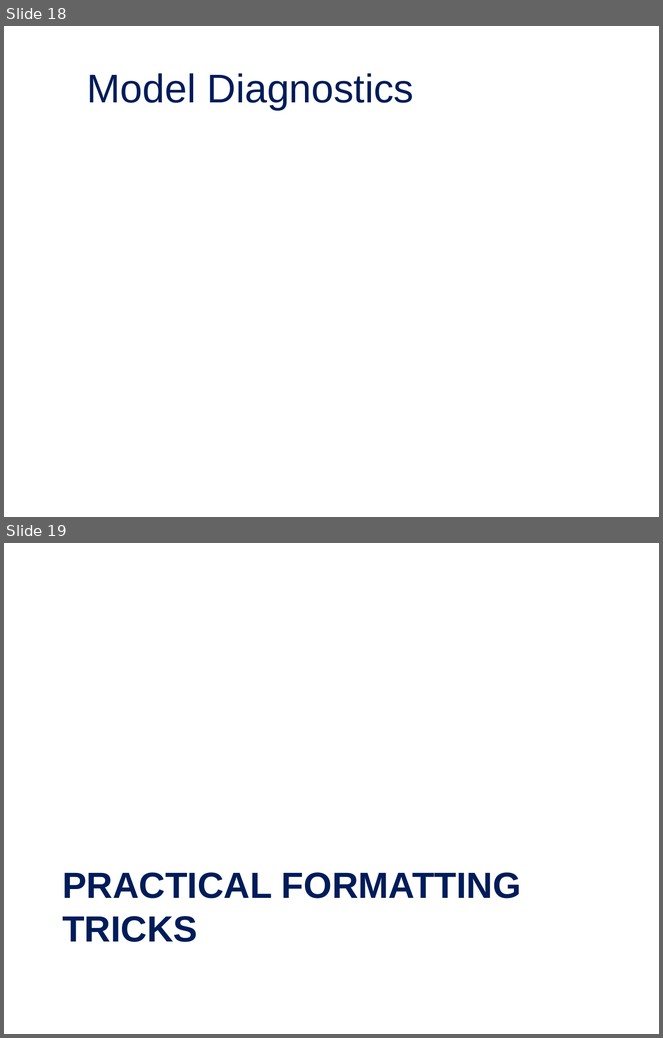
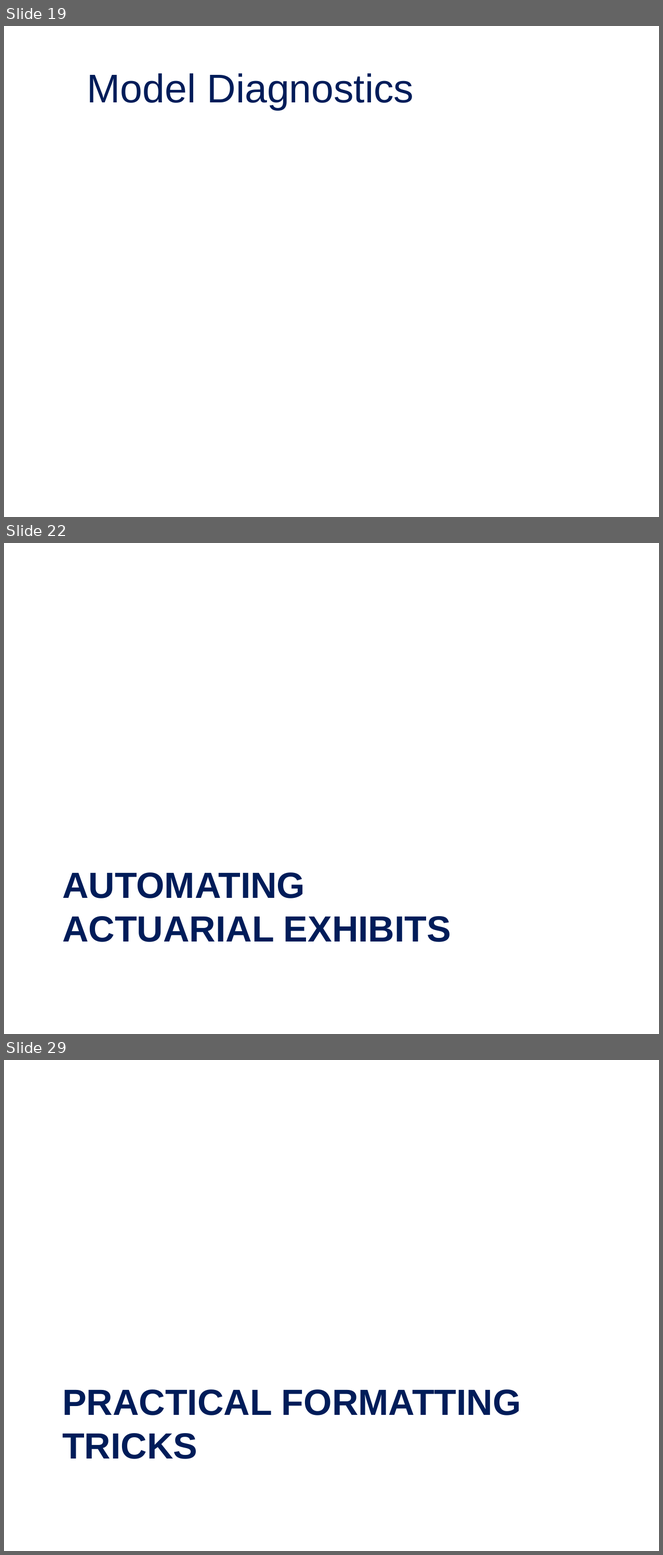
Before and after one commit to jordan-bonner/CAS_Spr23, a slide deck: Presentation Slides/Effective Data Visualization for Actuaries.pptx. Shown one above the other, each under a label of ours: slides 18 and 19 before the commit, slides 19, 22 and 29 after it; the slides between them are not shown. The pictures are 663x1038 and 663x1555 pixels, drawn with LibreOffice and Linux fonts; fonts in the diff are those of the drawing; background and template pictures are left out. Boxes give left, top, right and bottom in pixels: in the first picture for what was removed or moved away, otherwise in the second. Text is boxed around its words. In the diff, an @@ line names an element or a change of style, - is before the commit and + after.

```diff
--- a/Presentation Slides/Effective Data Visualization for Actuaries.pptx
+++ b/Presentation Slides/Effective Data Visualization for Actuaries.pptx
@@ slide 22 added at [4, 543, 659, 1034], background picture (left out) @@
@@ title added at [62, 873, 451, 942], 40 pt, text #001C59, bold @@
+AUTOMATING
+ACTUARIAL EXHIBITS
@@ what was slide 18 is now slide 19 @@
@@ what was slide 19 is now slide 29 @@
```
Also in this commit, not shown: 11 other slides added, 3 slides removed, 14 other files.
